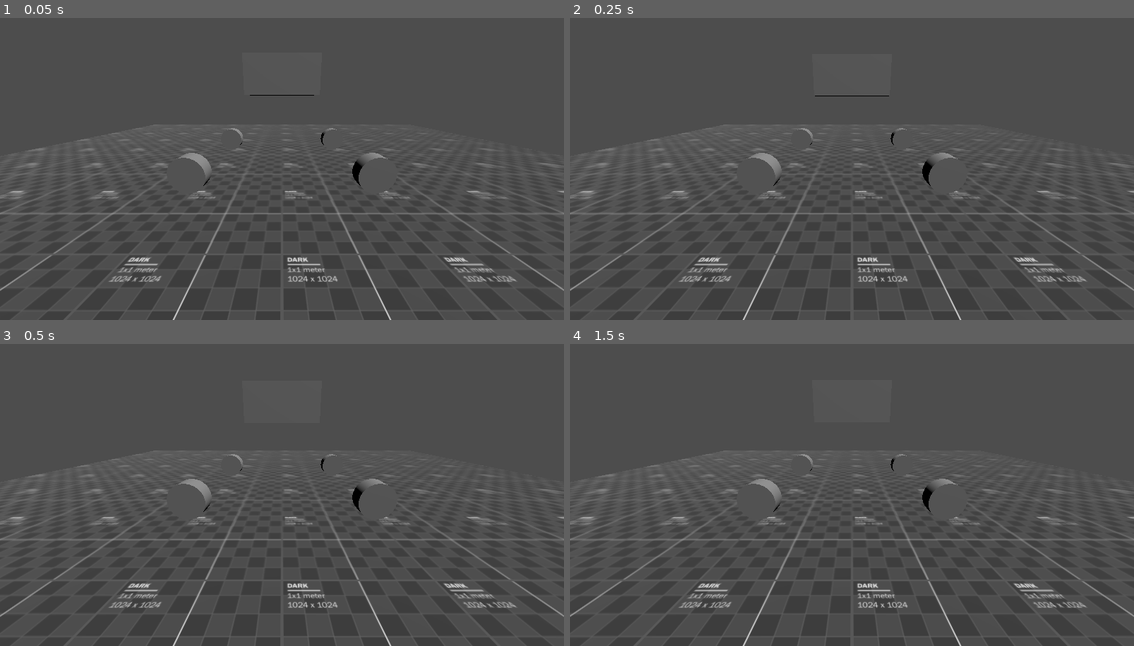
Above: before the commit, frames 1-4 (two rows, left to right).
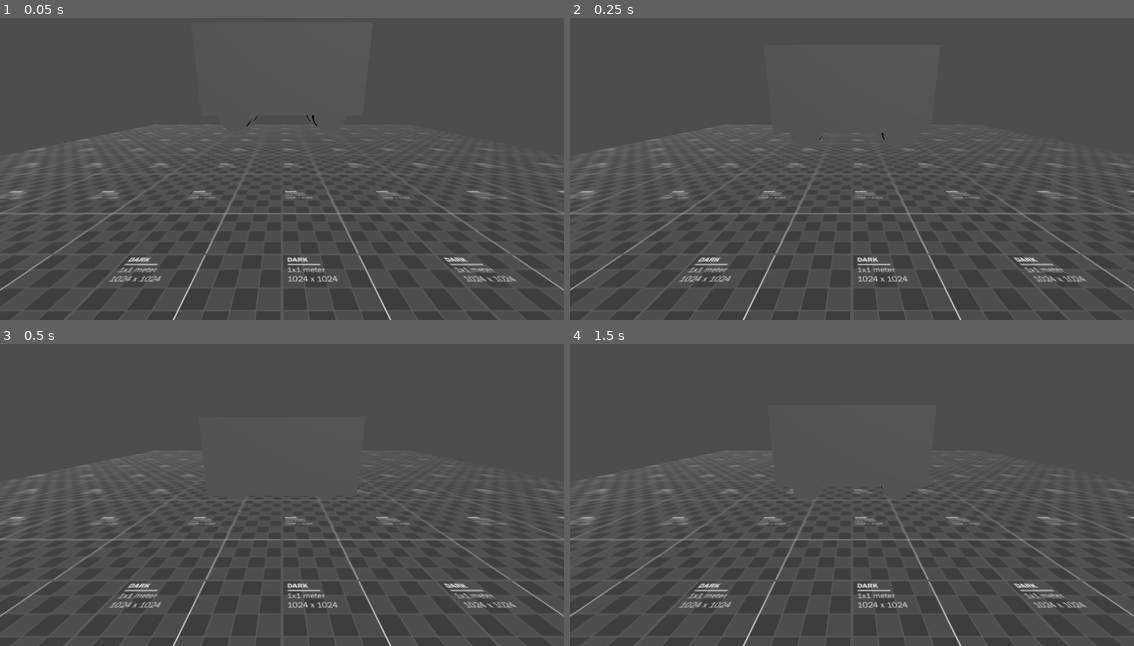
Above: after the commit, the same moments.

Repository: dairycultist/bus-game
Game: Godot game, scene res://scene.tscn
The game is run twice, just before and just after one commit, with the same random seed, the same clock (stepped at 60 frames per second) and the same inputs.
Inputs:
- Up to frame 1 (0.05 s): no input
- Up to frame 2 (0.25 s): no input
- Up to frame 3 (0.5 s): no input
- Up to frame 4 (1.5 s): no input

The runs differ from the first frame. In frame 1, 0.4% of the frame differs, in the area x 29-70%, y 25-59%; in frame 2, 0.4%; in frame 3, 0.4%, in the area x 29-70%, y 36-59%; in frame 4, 0.4%.

Commit message:
Improve suspension math

Diff:
--- a/scene.tscn
+++ b/scene.tscn
@@ -14,10 +14,10 @@
 orientation = 1
 
 [sub_resource type="BoxShape3D" id="BoxShape3D_nxogm"]
-size = Vector3(1, 0.5, 0.5)
+size = Vector3(2, 1, 1)
 
 [sub_resource type="BoxMesh" id="BoxMesh_3253y"]
-size = Vector3(1, 0.5, 0.5)
+size = Vector3(2, 1, 1)
 
 [sub_resource type="CylinderMesh" id="CylinderMesh_nxogm"]
 top_radius = 0.2
@@ -41,8 +41,8 @@
 
 [node name="Chassis" type="RigidBody3D" parent="."]
 transform = Transform3D(1, 0, 0, 0, 1, 0, 0, 0, 1, 0, 1.28183, 0)
-linear_damp = 10.0
-angular_damp = 3.0
+linear_damp = 3.5
+angular_damp = 1.0
 
 [node name="CollisionShape3D" type="CollisionShape3D" parent="Chassis"]
 shape = SubResource("BoxShape3D_nxogm")
@@ -51,8 +51,9 @@
 mesh = SubResource("BoxMesh_3253y")
 
 [node name="Wheel" type="Node3D" parent="Chassis"]
-transform = Transform3D(1, 0, 0, 0, 1, 0, 0, 0, 1, -1, -1.28183, -1)
+transform = Transform3D(1, 0, 0, 0, 1, 0, 0, 0, 1, -0.6, -0.7, -0.38)
 script = ExtResource("2_nxogm")
+stiffness = 40.0
 
 [node name="Mesh" type="MeshInstance3D" parent="Chassis/Wheel"]
 transform = Transform3D(1, 0, 0, 0, -4.37114e-08, -1, 0, 1, -4.37114e-08, 0, 0.2, 0)
@@ -60,8 +61,9 @@
 skeleton = NodePath("")
 
 [node name="Wheel2" type="Node3D" parent="Chassis"]
-transform = Transform3D(1, 0, 0, 0, 1, 0, 0, 0, 1, 1, -1.28183, -1)
+transform = Transform3D(1, 0, 0, 0, 1, 0, 0, 0, 1, 0.6, -0.7, -0.38)
 script = ExtResource("2_nxogm")
+stiffness = 40.0
 
 [node name="Mesh" type="MeshInstance3D" parent="Chassis/Wheel2"]
 transform = Transform3D(1, 0, 0, 0, -4.37114e-08, -1, 0, 1, -4.37114e-08, 0, 0.2, 0)
@@ -69,8 +71,9 @@
 skeleton = NodePath("")
 
 [node name="Wheel3" type="Node3D" parent="Chassis"]
-transform = Transform3D(1, 0, 0, 0, 1, 0, 0, 0, 1, -1, -1.28183, 1)
+transform = Transform3D(1, 0, 0, 0, 1, 0, 0, 0, 1, -0.6, -0.7, 0.38)
 script = ExtResource("2_nxogm")
+stiffness = 40.0
 
 [node name="Mesh" type="MeshInstance3D" parent="Chassis/Wheel3"]
 transform = Transform3D(1, 0, 0, 0, -4.37114e-08, -1, 0, 1, -4.37114e-08, 0, 0.2, 0)
@@ -78,8 +81,9 @@
 skeleton = NodePath("")
 
 [node name="Wheel4" type="Node3D" parent="Chassis"]
-transform = Transform3D(1, 0, 0, 0, 1, 0, 0, 0, 1, 1, -1.28183, 1)
+transform = Transform3D(1, 0, 0, 0, 1, 0, 0, 0, 1, 0.6, -0.7, 0.38)
 script = ExtResource("2_nxogm")
+stiffness = 40.0
 
 [node name="Mesh" type="MeshInstance3D" parent="Chassis/Wheel4"]
 transform = Transform3D(1, 0, 0, 0, -4.37114e-08, -1, 0, 1, -4.37114e-08, 0, 0.2, 0)
--- a/wheel.gd
+++ b/wheel.gd
@@ -1,29 +1,35 @@
 extends Node3D
 
-# goal: maintain the initial relative offset from the chassis (parent) by applying
-#       dampened forces to the chassis
+# the wheel node indicates the positiona at zero compression (aka the lowest point).
 
-# the wheel node starts at zero compression (aka the lowest point). it raycasts
-# from the point of max_compression down; if it hits something before the point
-# of zero compression, it means it's compressed
-
-@export var max_compression: float = 1.0
+@export var max_compression_distance: float = 1.0
+@export var stiffness: float = 50.0
+@export var powered: bool = true
 
 func _process(delta: float) -> void:
 
 	var chassis := get_parent_node_3d()
-	var compression := 0.
 	var chassis_up := global_transform.basis.y
 
-	var max_compression_position = global_position + chassis_up * max_compression
+	# raycast from the point of max_compression_distance down
+	var max_compression_position = global_position + chassis_up * max_compression_distance
 
 	var ray_result = get_world_3d().direct_space_state.intersect_ray(PhysicsRayQueryParameters3D.create(
 		max_compression_position,
 		global_position
 	))
 
+	# if the ray hits something before the point of zero compression, it means
+	# the suspension is compressed and we should apply a suspension force to
+	# the chassis
+	var compression_distance := 0.
+
 	if (ray_result):
-		compression = max_compression - (max_compression_position - ray_result.position).length()
-		chassis.apply_force(compression * chassis_up * 100., global_position + chassis_up * max_compression - chassis.global_position)
 
-	$Mesh.position.y = compression + 0.2
+		compression_distance = max_compression_distance - (max_compression_position - ray_result.position).length()
+
+		var compression_amount = compression_distance / max_compression_distance
+		chassis.apply_force(compression_amount * chassis_up * stiffness, global_position + chassis_up * max_compression_distance - chassis.global_position)
+
+	# visibly push our mesh up during compression
+	$Mesh.position.y = compression_distance + 0.2
